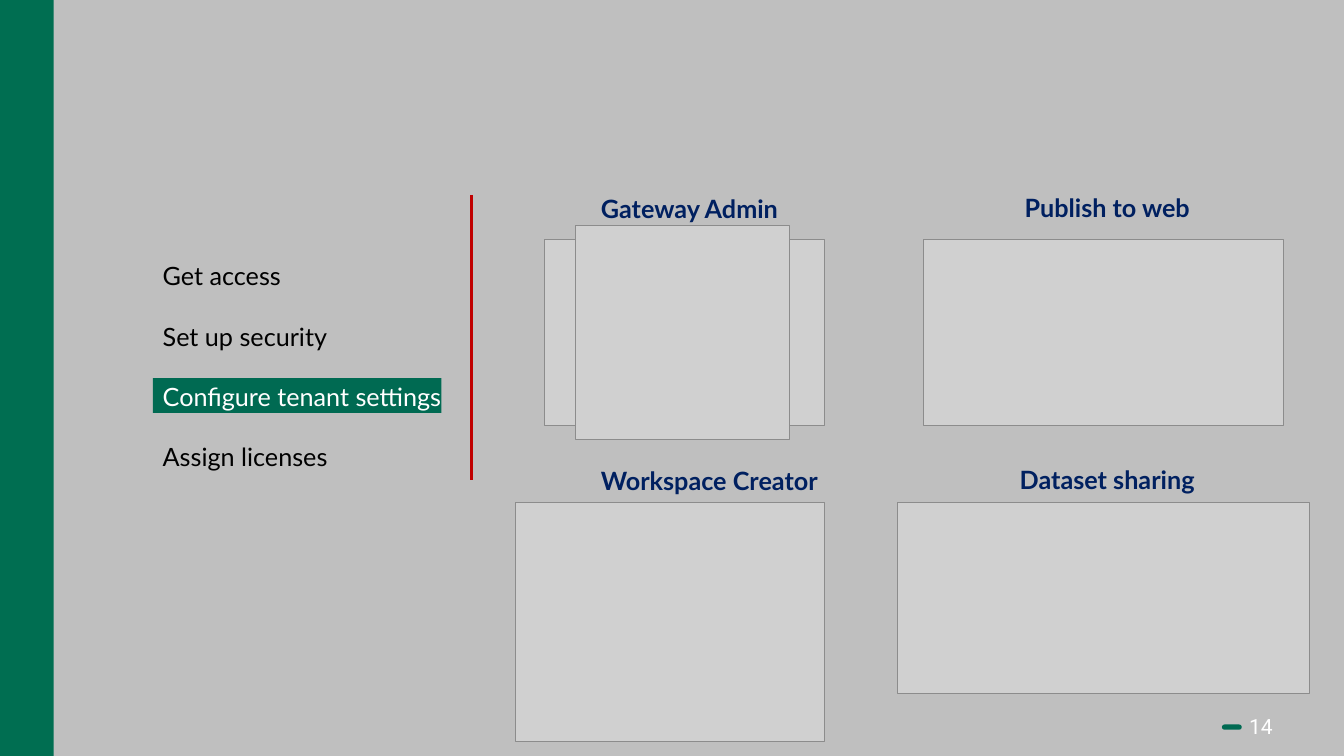
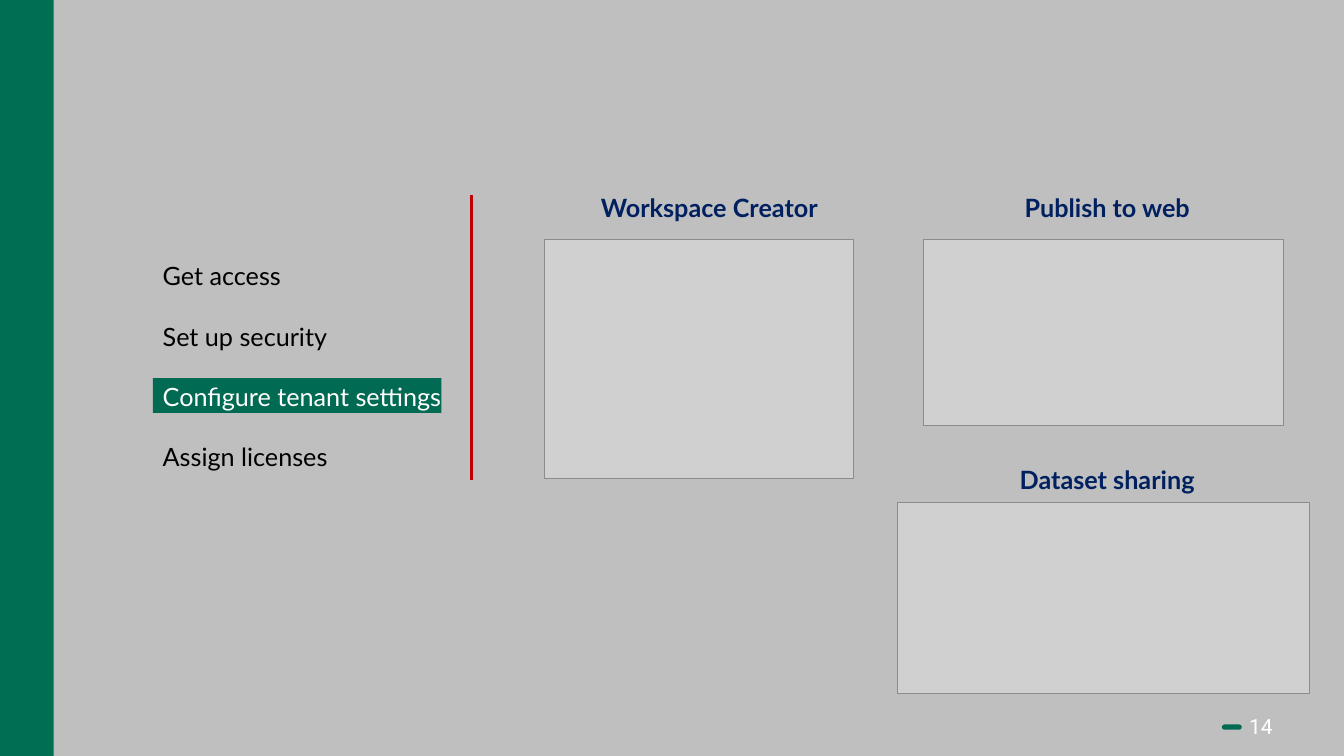
Before and after one commit to Bedrock-Data/Presentations, a slide deck: slide 14 of Power BI Admin - no animations.pptx. Drawn at 1344x756 pixels with LibreOffice and Linux fonts; fonts in the diff are those of the drawing; grey boxes stand for pictures. Boxes give left, top, right and bottom in pixels: in the first picture for what was removed or moved away, otherwise in the second. Text is boxed around its words. In the diff, an @@ line names an element or a change of style, - is before the commit and + after.

```diff
--- a/Power BI Admin - no animations.pptx
+++ b/Power BI Admin - no animations.pptx
@@ text at (601, 199, 778, 222): paragraph removed @@
-Gateway Admin
@@ picture removed at (576, 226, 789, 440) @@
@@ picture: place and size @@
-picture at (515, 503, 825, 742)
+picture at (544, 240, 854, 479)
@@ picture removed at (544, 240, 825, 425) @@
```
Also in this commit, not shown: 15 other slides changed, 1 slide added, 6 slides removed.
